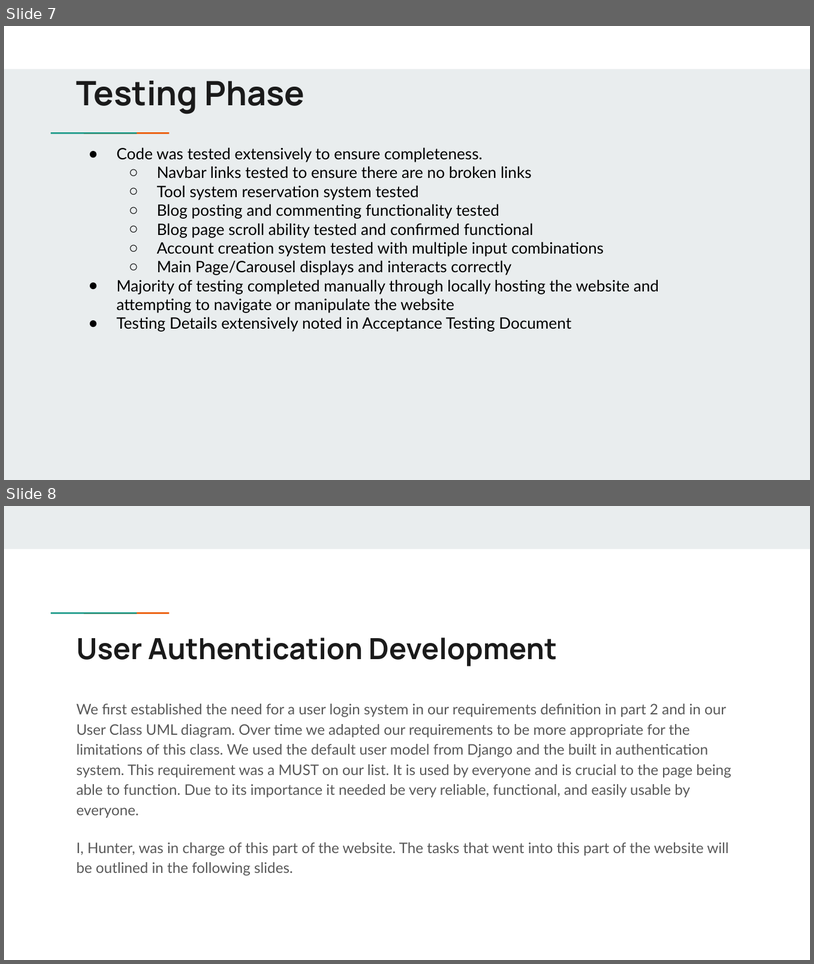
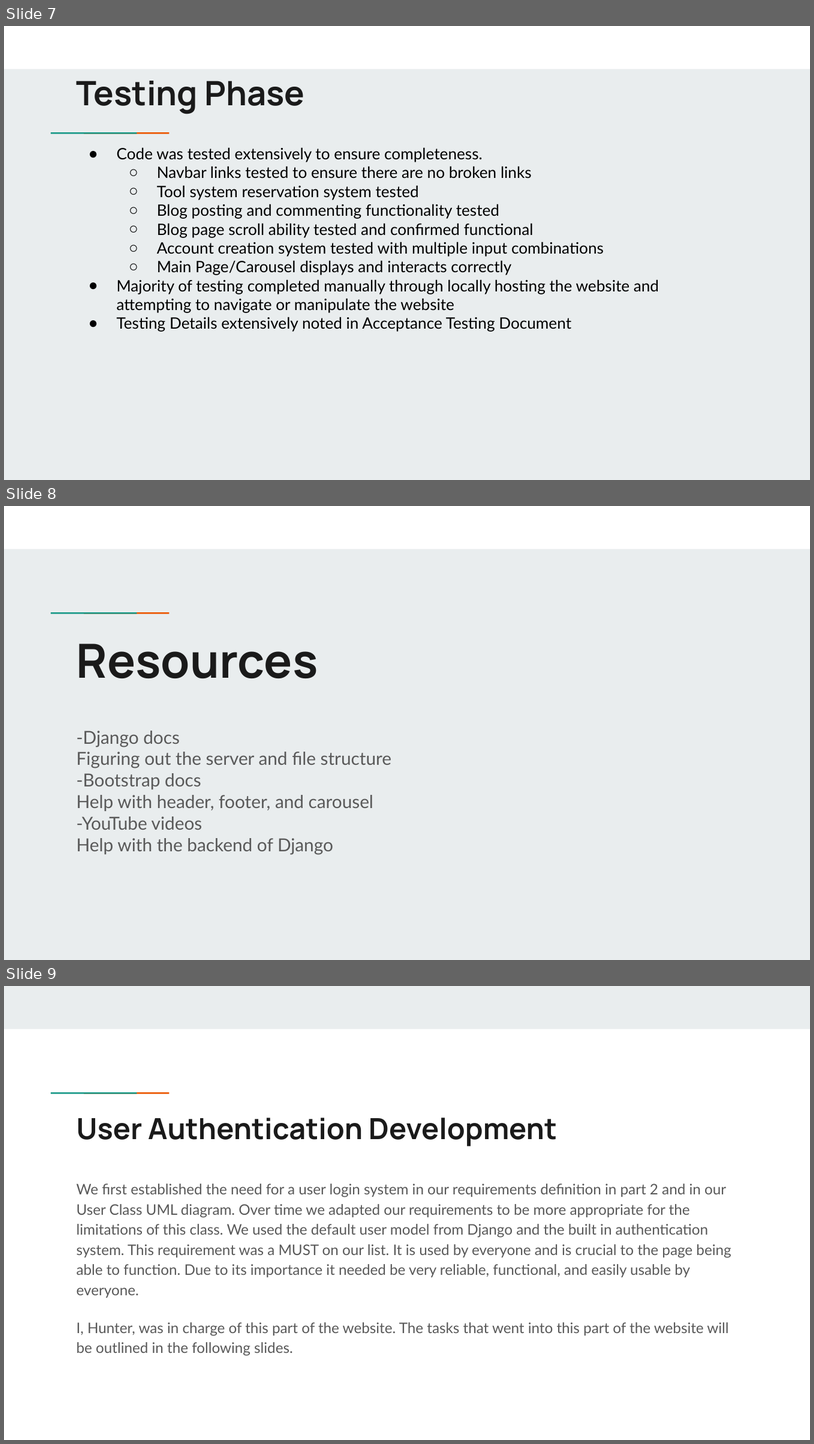
Before and after one commit to sialaomobley-homework/cs3450-project, a slide deck: docs/Tool Co-op Slideshow.pptx. Shown one above the other, each under a label of ours: slides 7 and 8 before the commit, slides 7, 8 and 9 after it. The pictures are 814x964 and 814x1444 pixels, drawn with LibreOffice and Linux fonts; fonts in the diff are those of the drawing. Boxes give left, top, right and bottom in pixels: in the first picture for what was removed or moved away, otherwise in the second. Text is boxed around its words. In the diff, an @@ line names an element or a change of style, - is before the commit and + after.

Commit message:
Brady forgot resource slide so added it

```diff
--- a/docs/Tool Co-op Slideshow.pptx
+++ b/docs/Tool Co-op Slideshow.pptx
@@ slide 8 added at bbox=[4, 506, 810, 960], background #E9EDEE; not listed: 3 template elements that a slide beside it also shows @@
@@ title added at bbox=[77, 643, 318, 679], 42 pt, text #1A1A1A, bold @@
+Resources
@@ subtitle added at bbox=[77, 730, 392, 855], 16 pt, text #595959 @@
+-Django docs
+Figuring out the server and file structure
+-Bootstrap docs
+Help with header, footer, and carousel
+-YouTube videos
+Help with the backend of Django
@@ what was slide 8 is now slide 9 @@
```
Also in this commit, not shown: 1 other slide added.
